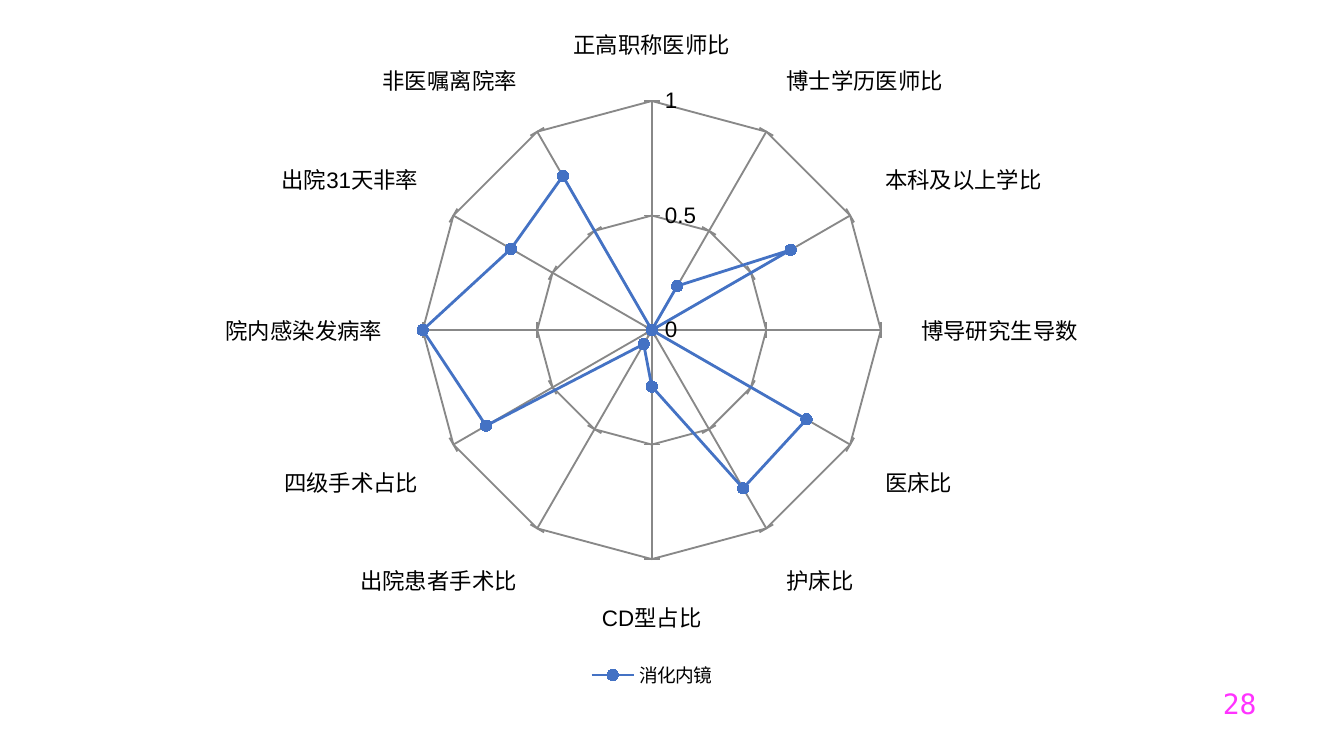
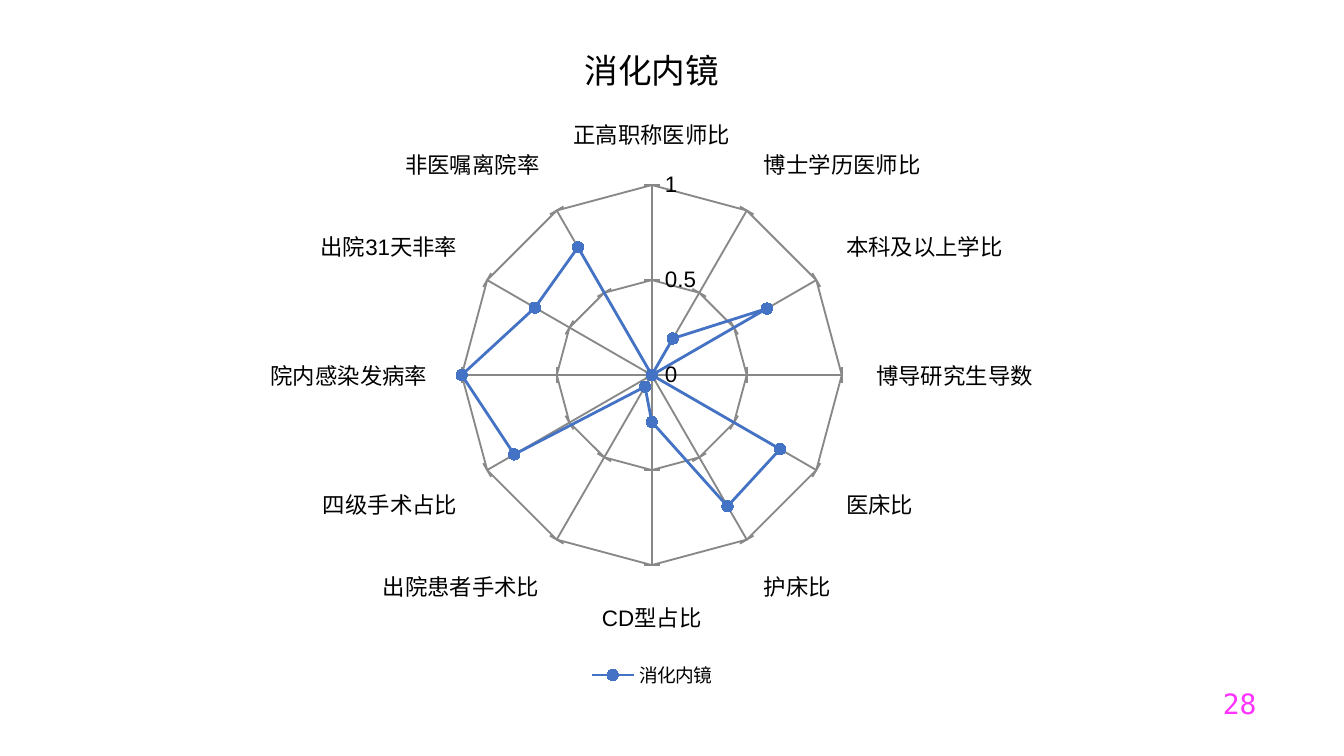
Before and after one commit to Tostig0916/hqcoffee, a slide deck: slide 28 of outputs/PPT/jsszyy.pptxgen.pptx. Drawn at 1344x756 pixels with LibreOffice and Linux fonts; fonts in the diff are those of the drawing. Boxes give left, top, right and bottom in pixels: in the first picture for what was removed or moved away, otherwise in the second. Text is boxed around its words. In the diff, an @@ line names an element or a change of style, - is before the commit and + after.

```diff
--- a/outputs/PPT/jsszyy.pptxgen.pptx
+++ b/outputs/PPT/jsszyy.pptxgen.pptx
@@ radar chart at <box>13,13,1290,694</box> @@
@@ title "消化内镜" added @@
```
Also in this commit, not shown: 36 other slides changed, 2 other files.
